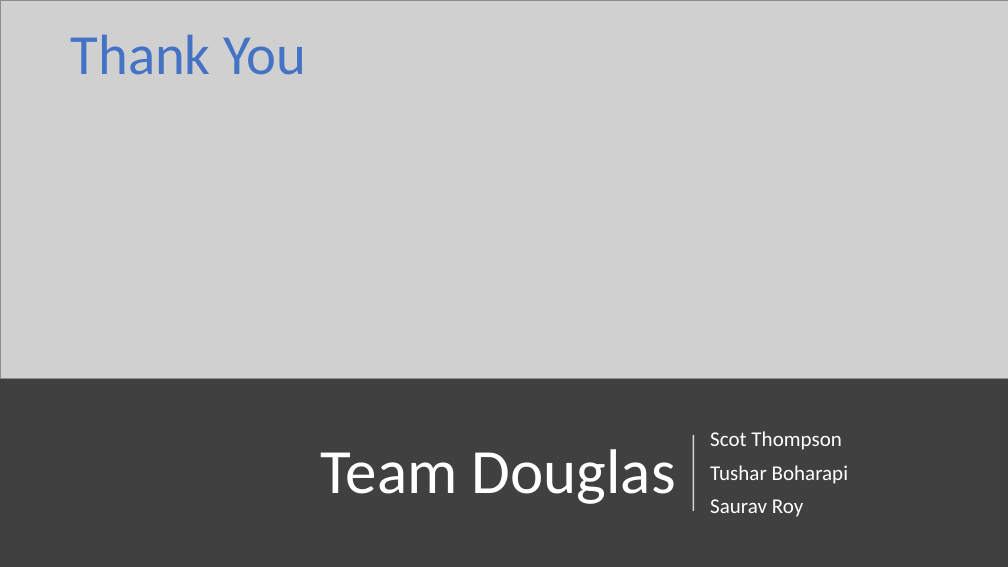
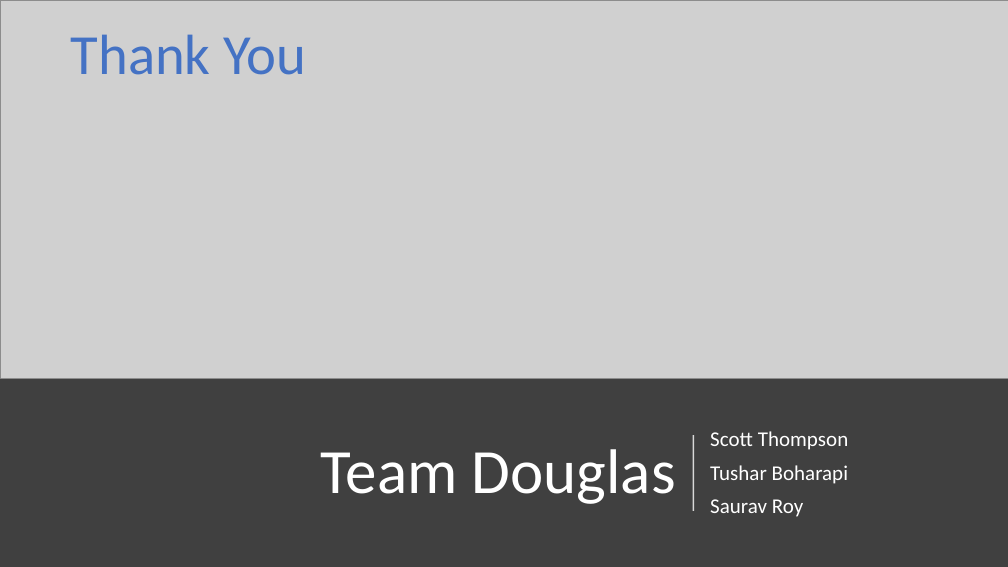
Before and after one commit to thompland777/HOD, a slide deck: slide 7 of HackOnData_Team_Douglass.pptx. Drawn at 1008x567 pixels with LibreOffice and Linux fonts; fonts in the diff are those of the drawing; grey boxes stand for pictures. Boxes give left, top, right and bottom in pixels: in the first picture for what was removed or moved away, otherwise in the second. Text is boxed around its words. In the diff, an @@ line names an element or a change of style, - is before the commit and + after.

```diff
--- a/HackOnData_Team_Douglass.pptx
+++ b/HackOnData_Team_Douglass.pptx
@@ subtitle at [710,431,849,450]: text changed @@
-Scot Thompson
+Scott Thompson
```
Also in this commit, not shown: 4 other slides changed.
